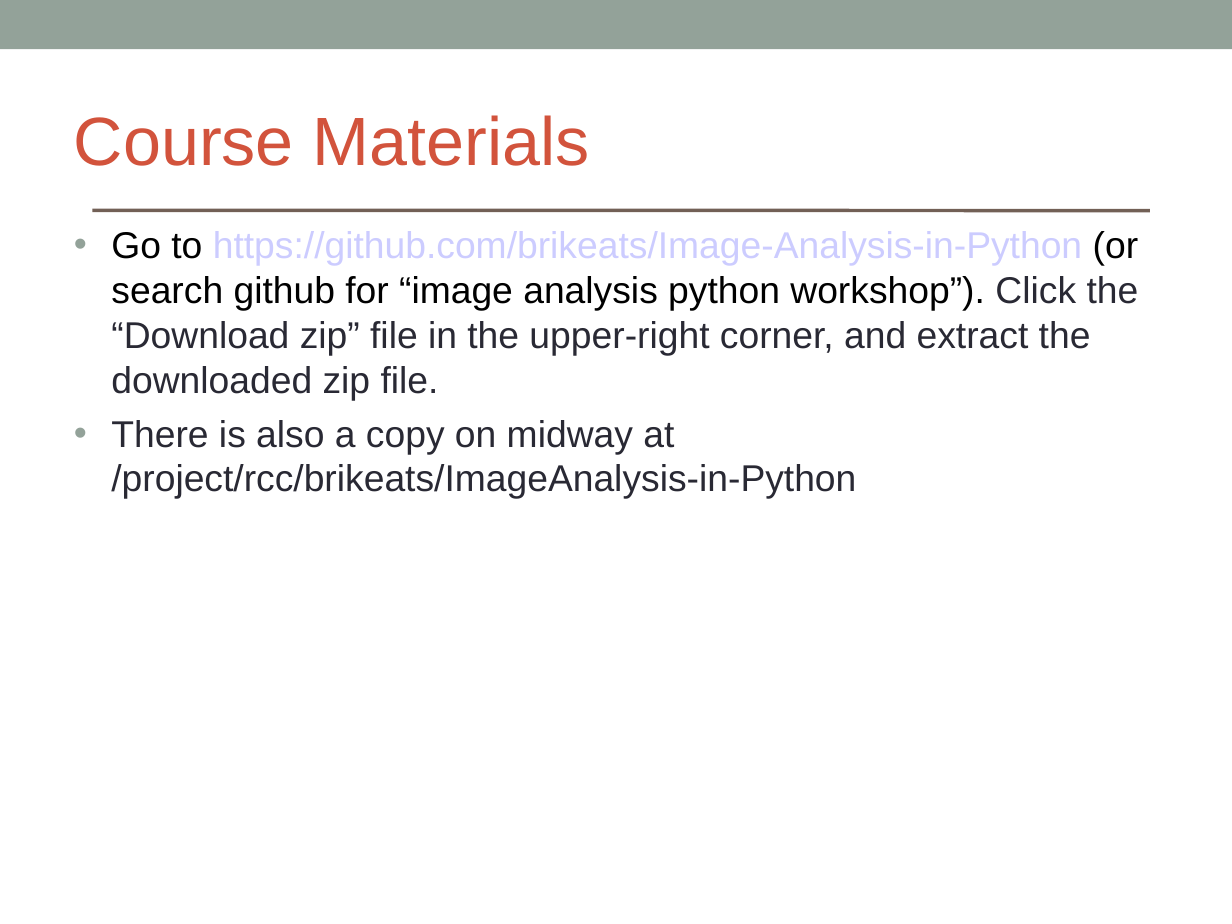
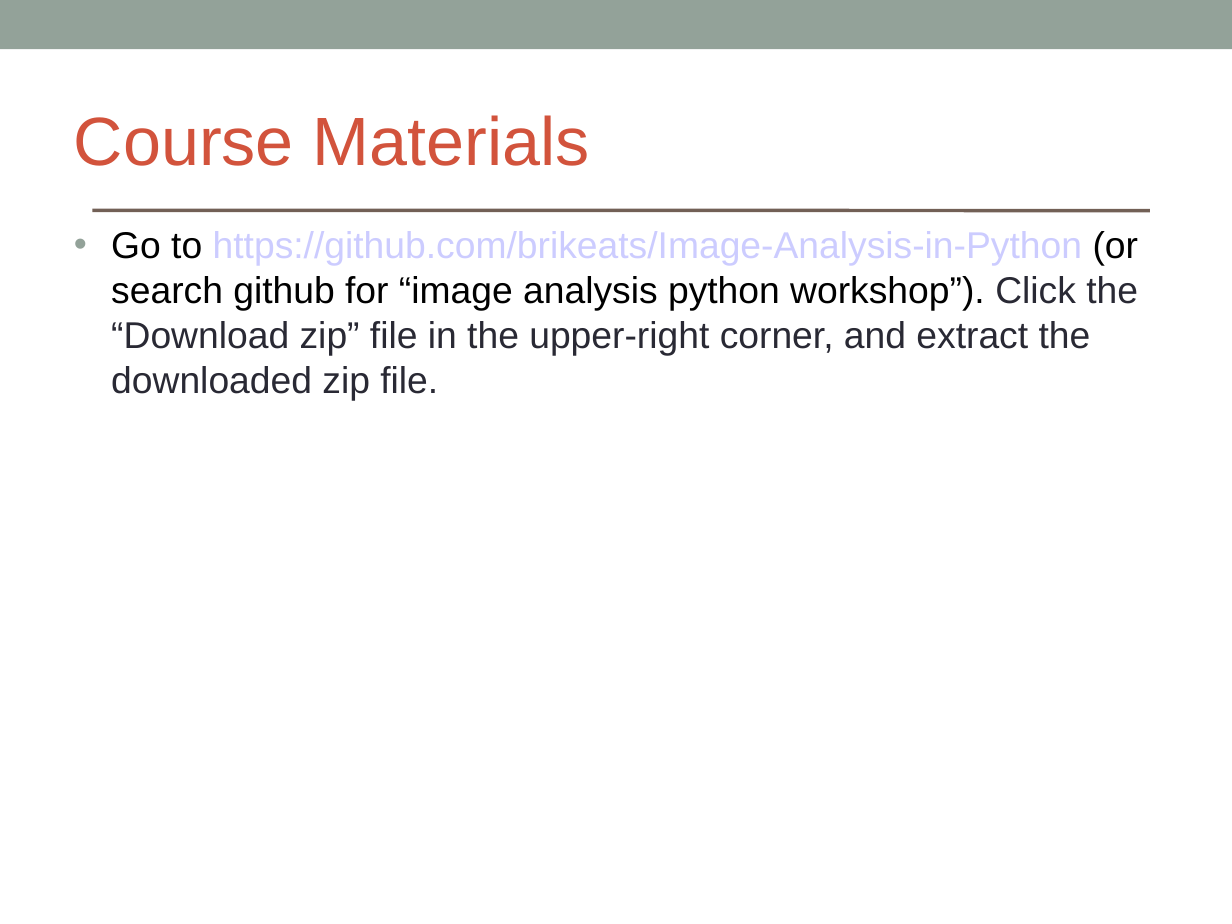
Before and after one commit to brikeats/Image-Analysis-in-Python, a slide deck: slide 2 of ImageAnalysisPython.ppt. Drawn at 1232x924 pixels with LibreOffice and Linux fonts; fonts in the diff are those of the drawing. Boxes give left, top, right and bottom in pixels: in the first picture for what was removed or moved away, otherwise in the second. Text is boxed around its words. In the diff, an @@ line names an element or a change of style, - is before the commit and + after.

```diff
--- a/ImageAnalysisPython.ppt
+++ b/ImageAnalysisPython.ppt
@@ text at (111, 420, 856, 499): paragraph removed @@
-• There is also a copy on midway at /project/rcc/brikeats/ImageAnalysis-in-Python
```
Also in this commit, not shown: 4 other slides changed, 1 other file.
